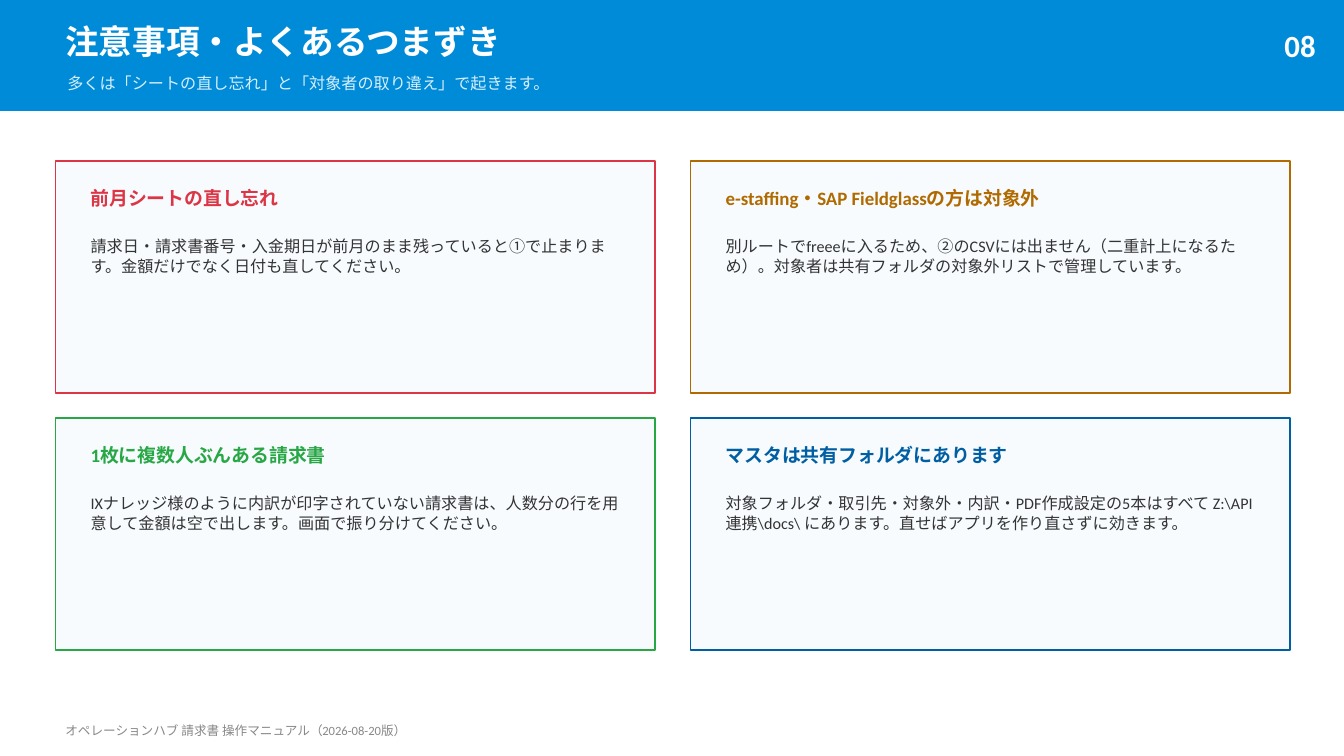
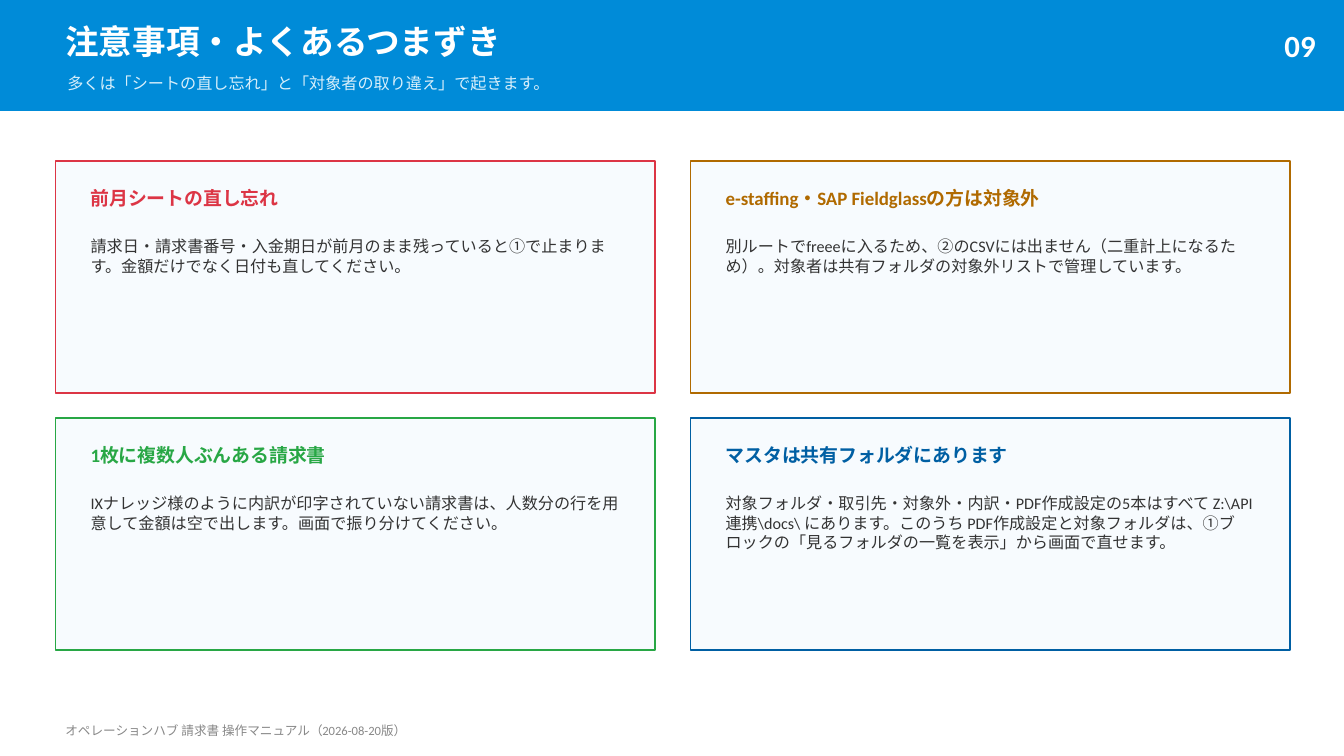
Before and after one commit to Nmhtkanri/kintaicheak, a slide deck: slide 9 of マニュアル/オペレーションハブ_請求書操作マニュアル.pptx (slide 8 before the commit). Drawn at 1344x756 pixels with LibreOffice and Linux fonts; fonts in the diff are those of the drawing. Boxes give left, top, right and bottom in pixels: in the first picture for what was removed or moved away, otherwise in the second. Text is boxed around its words. In the diff, an @@ line names an element or a change of style, - is before the commit and + after.

```diff
--- a/マニュアル/オペレーションハブ_請求書操作マニュアル.pptx
+++ b/マニュアル/オペレーションハブ_請求書操作マニュアル.pptx
@@ text at (1284,36,1315,58): text changed @@
-08
+09
@@ text at (726,495,1253,550): text changed @@
-対象フォルダ・取引先・対象外・内訳・PDF作成設定の5本はすべて Z:\API連携\docs\ にあります。直せばアプリを作り直さずに効きます。
+対象フォルダ・取引先・対象外・内訳・PDF作成設定の5本はすべて Z:\API連携\docs\ にあります。このうち PDF作成設定と対象フォルダは、①ブロックの「見るフォルダの一覧を表示」から画面で直せます。
```
Also in this commit, not shown: 1 slide added, 10 other files.
